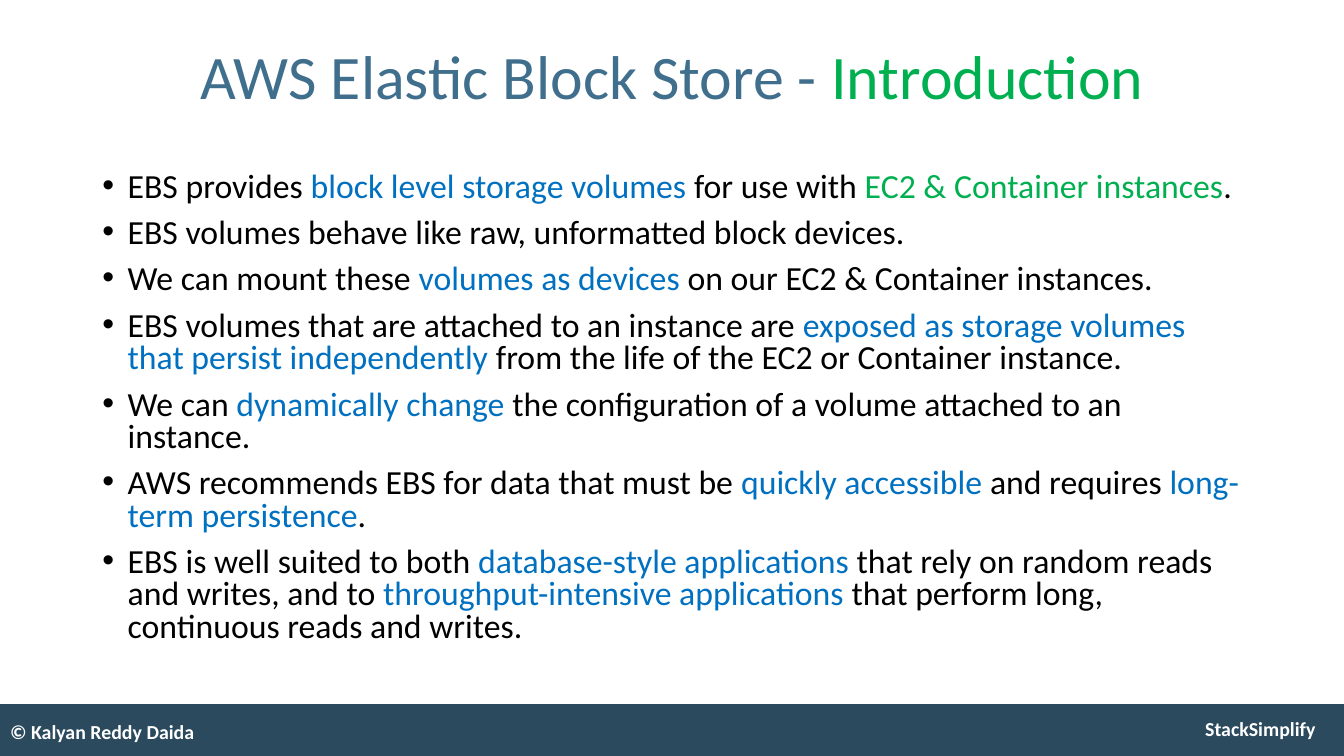
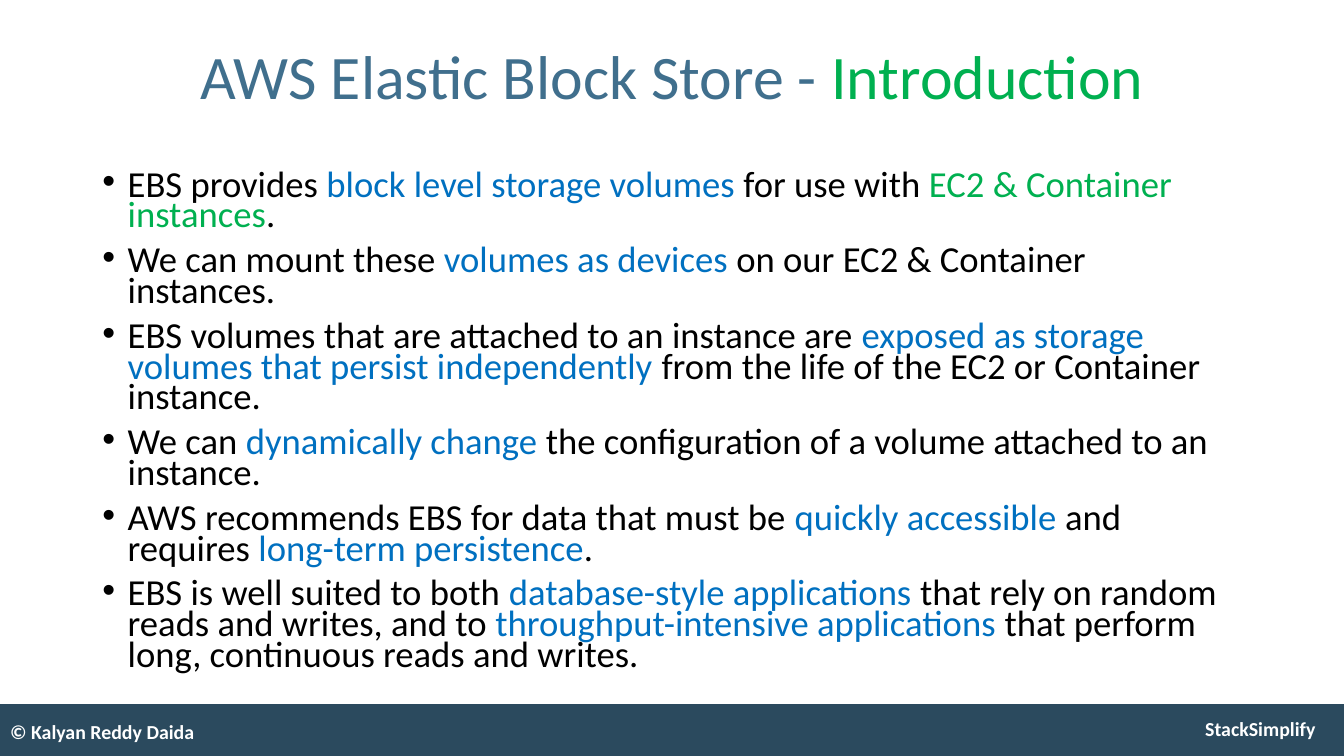
Before and after one commit to stacksimplify/aws-eks-kubernetes-masterclass, a slide deck: slide 54 of presentation/AWS-Fargate-and-EKS-Masterclass.pptx. Drawn at 1344x756 pixels with LibreOffice and Linux fonts; fonts in the diff are those of the drawing. Boxes give left, top, right and bottom in pixels: in the first picture for what was removed or moved away, otherwise in the second. Text is boxed around its words. In the diff, an @@ line names an element or a change of style, - is before the commit and + after.

```diff
--- a/presentation/AWS-Fargate-and-EKS-Masterclass.pptx
+++ b/presentation/AWS-Fargate-and-EKS-Masterclass.pptx
@@ text "EBS provides block level storage ..." at (128, 171, 1217, 674): size 28.9 to 31.4 pt; line spacing 0.8 to 0.7 @@
@@ text at (128, 220, 904, 248): paragraph removed @@
-• EBS volumes behave like raw, unformatted block devices.
```
Also in this commit, not shown: 3 other slides changed, 3 other files.
